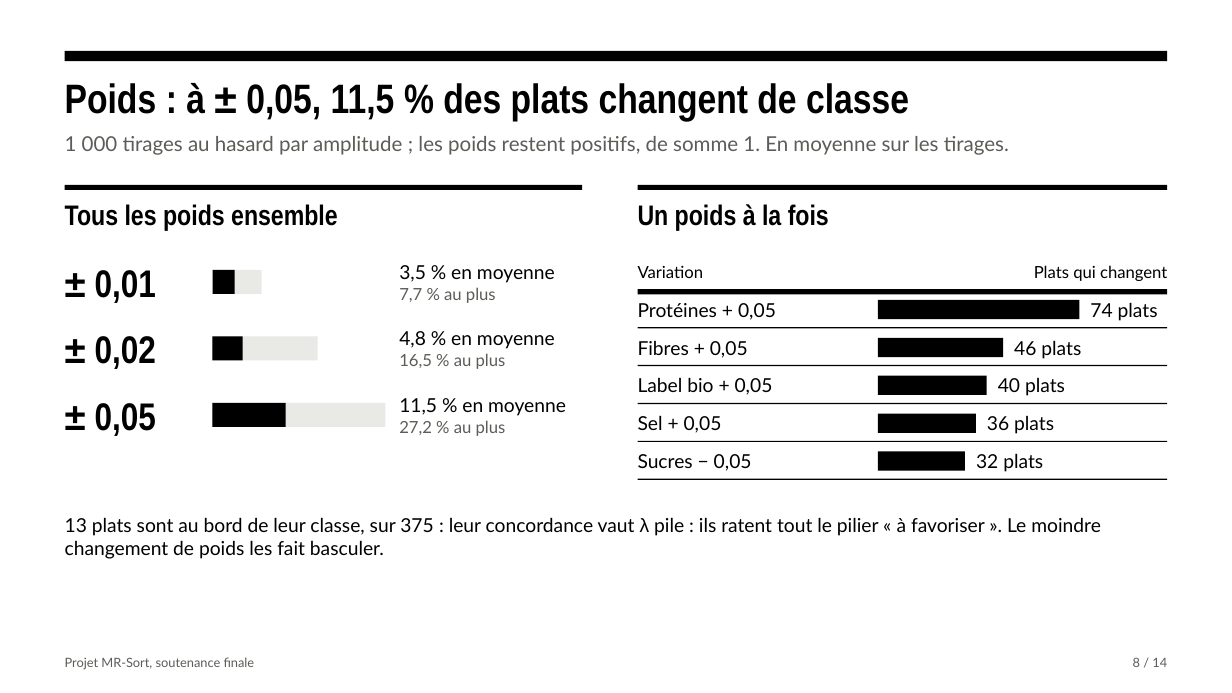
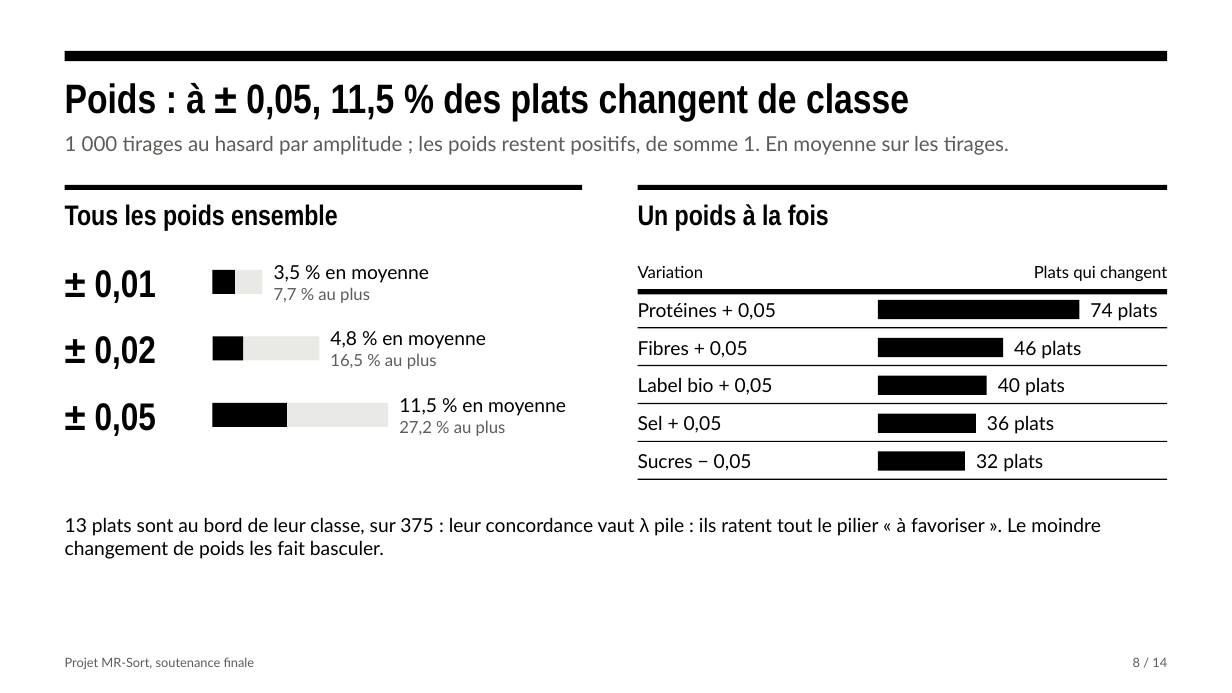
Before and after one commit to Nirrta/nutriscore-mrsort-projet-2026, a slide deck: slide 8 of resultats/slides_soutenance_finale.pptx. Drawn at 1232x693 pixels with LibreOffice and Linux fonts; fonts in the diff are those of the drawing. Boxes give left, top, right and bottom in pixels: in the first picture for what was removed or moved away, otherwise in the second. Text is boxed around its words. In the diff, an @@ line names an element or a change of style, - is before the commit and + after.

```diff
--- a/resultats/slides_soutenance_finale.pptx
+++ b/resultats/slides_soutenance_finale.pptx
@@ text "3,5 % en moyenne": place and size @@
-text "3,5 % en moyenne" at (399, 265, 555, 303)
+text "3,5 % en moyenne" at (274, 265, 429, 303)
@@ text "4,8 % en moyenne": place and size @@
-text "4,8 % en moyenne" at (399, 331, 555, 369)
+text "4,8 % en moyenne" at (330, 331, 486, 369)
```
Also in this commit, not shown: 5 other slides changed, 7 other files.
